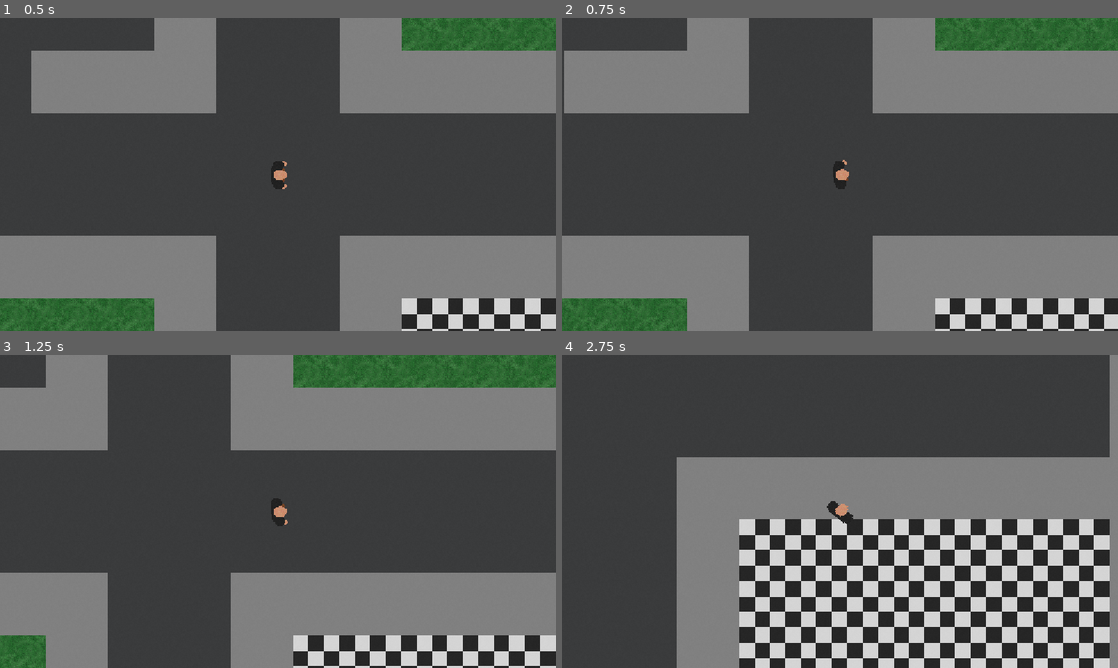
Above: before the commit, frames 1-4 (two rows, left to right).
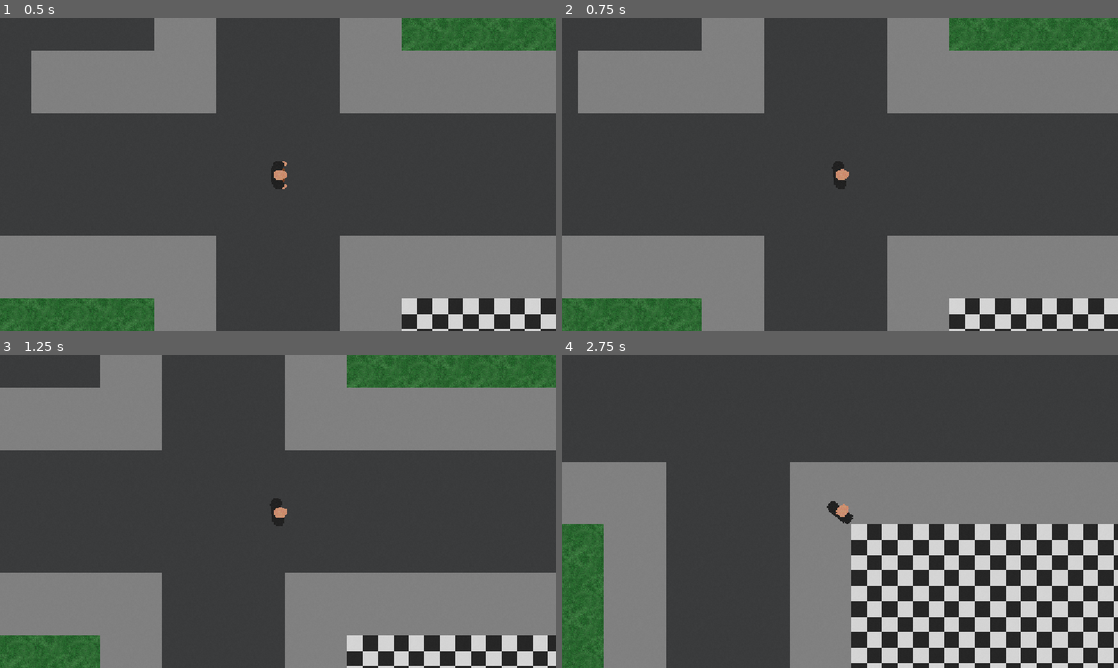
Above: after the commit, the same moments.

Repository: makryl-dev/Eleutheria
Game: Godot game, scene res://src/World/World.tscn
The game is run twice, just before and just after one commit, with the same random seed, the same clock (stepped at 60 frames per second) and the same inputs.
Inputs (mouse positions are in pixels of both pictures, inside the frame that each line leads up to):
- Up to frame 1 (0.5 s): no input
- Up to frame 2 (0.75 s): tap Enter at 0.5 s; move the mouse to (962, 158) at 0.52 s; hold D (move_right) from 0.53 s (still down); hold Right mouse button (secondary_action) from 0.53 s (still down)
- Up to frame 3 (1.25 s): keep holding D (move_right); keep holding Right mouse button (secondary_action); tap Shift (sprint) at 0.8 s
- Up to frame 4 (2.75 s): move the mouse to (728, 527) at 1.27 s; release D (move_right) at 1.28 s; release Right mouse button (secondary_action) at 1.28 s; hold S (move_down) 1.28-2.03 s; tap Shift (sprint) at 1.35, 2.3 s; right-click (728, 527) at 1.55 s; move the mouse to (895, 442) at 2.02 s; hold D (move_right) from 2.03 s (still down); hold Right mouse button (secondary_action) from 2.03 s (still down)

Frame 1 is identical in both runs. In frame 2, 8.2% of the frame differs, in the area x 0-100%, y 0-100%; in frame 3, 18%; in frame 4, 45%.

Commit message:
feat: slow player and play rotating animation when moving and rotating

Diff:
--- a/src/Player/Player.tscn
+++ b/src/Player/Player.tscn
@@ -10,27 +10,63 @@
 
 [sub_resource type="AtlasTexture" id="AtlasTexture_4pjjn"]
 atlas = ExtResource("1_vy1tf")
-region = Rect2(64, 0, 64, 64)
+region = Rect2(448, 0, 64, 64)
 
 [sub_resource type="AtlasTexture" id="AtlasTexture_dd31a"]
 atlas = ExtResource("1_vy1tf")
-region = Rect2(128, 0, 64, 64)
+region = Rect2(512, 0, 64, 64)
 
 [sub_resource type="AtlasTexture" id="AtlasTexture_gilji"]
 atlas = ExtResource("1_vy1tf")
-region = Rect2(192, 0, 64, 64)
+region = Rect2(576, 0, 64, 64)
 
 [sub_resource type="AtlasTexture" id="AtlasTexture_31ddy"]
 atlas = ExtResource("1_vy1tf")
-region = Rect2(256, 0, 64, 64)
+region = Rect2(640, 0, 64, 64)
 
 [sub_resource type="AtlasTexture" id="AtlasTexture_4rl4y"]
 atlas = ExtResource("1_vy1tf")
-region = Rect2(320, 0, 64, 64)
+region = Rect2(704, 0, 64, 64)
 
 [sub_resource type="AtlasTexture" id="AtlasTexture_ub20b"]
 atlas = ExtResource("1_vy1tf")
+region = Rect2(768, 0, 64, 64)
+
+[sub_resource type="AtlasTexture" id="AtlasTexture_fnhyv"]
+atlas = ExtResource("1_vy1tf")
+region = Rect2(832, 0, 64, 64)
+
+[sub_resource type="AtlasTexture" id="AtlasTexture_nrcd8"]
+atlas = ExtResource("1_vy1tf")
+region = Rect2(896, 0, 64, 64)
+
+[sub_resource type="AtlasTexture" id="AtlasTexture_477y8"]
+atlas = ExtResource("1_vy1tf")
+region = Rect2(960, 0, 64, 64)
+
+[sub_resource type="AtlasTexture" id="AtlasTexture_vy57f"]
+atlas = ExtResource("1_vy1tf")
+region = Rect2(64, 0, 64, 64)
+
+[sub_resource type="AtlasTexture" id="AtlasTexture_r54fd"]
+atlas = ExtResource("1_vy1tf")
+region = Rect2(128, 0, 64, 64)
+
+[sub_resource type="AtlasTexture" id="AtlasTexture_dlqko"]
+atlas = ExtResource("1_vy1tf")
 region = Rect2(192, 0, 64, 64)
+
+[sub_resource type="AtlasTexture" id="AtlasTexture_vi1r3"]
+atlas = ExtResource("1_vy1tf")
+region = Rect2(256, 0, 64, 64)
+
+[sub_resource type="AtlasTexture" id="AtlasTexture_cdx0i"]
+atlas = ExtResource("1_vy1tf")
+region = Rect2(320, 0, 64, 64)
+
+[sub_resource type="AtlasTexture" id="AtlasTexture_6rxnr"]
+atlas = ExtResource("1_vy1tf")
+region = Rect2(384, 0, 64, 64)
 
 [sub_resource type="SpriteFrames" id="SpriteFrames_ey032"]
 animations = [{
@@ -60,6 +96,38 @@
 }, {
 "duration": 1.0,
 "texture": SubResource("AtlasTexture_ub20b")
+}, {
+"duration": 1.0,
+"texture": SubResource("AtlasTexture_fnhyv")
+}, {
+"duration": 1.0,
+"texture": SubResource("AtlasTexture_nrcd8")
+}, {
+"duration": 1.0,
+"texture": SubResource("AtlasTexture_477y8")
+}],
+"loop": 1,
+"name": &"Rotating",
+"speed": 5.0
+}, {
+"frames": [{
+"duration": 1.0,
+"texture": SubResource("AtlasTexture_vy57f")
+}, {
+"duration": 1.0,
+"texture": SubResource("AtlasTexture_r54fd")
+}, {
+"duration": 1.0,
+"texture": SubResource("AtlasTexture_dlqko")
+}, {
+"duration": 1.0,
+"texture": SubResource("AtlasTexture_vi1r3")
+}, {
+"duration": 1.0,
+"texture": SubResource("AtlasTexture_cdx0i")
+}, {
+"duration": 1.0,
+"texture": SubResource("AtlasTexture_6rxnr")
 }],
 "loop": 1,
 "name": &"Walking",
@@ -74,8 +142,9 @@
 
 [node name="Sprite" type="AnimatedSprite2D" parent="." unique_id=1702494365]
 sprite_frames = SubResource("SpriteFrames_ey032")
-animation = &"Idle"
+animation = &"Rotating"
 autoplay = "Idle"
+frame_progress = 0.8887564
 
 [node name="Hitbox" type="CollisionShape2D" parent="." unique_id=2115082384]
 visible = false
--- a/src/Player/PlayerMovement.gd
+++ b/src/Player/PlayerMovement.gd
@@ -18,7 +18,8 @@
 		return
 
 	var is_sprinting = Input.is_action_pressed("sprint")
-	var current_speed = speed * (sprint_multiplier if is_sprinting else 1.0)
+	var is_rotating = Input.is_action_pressed("secondary_action")
+	var current_speed = speed * (sprint_multiplier if is_sprinting else 1.0) * (0.5 if is_rotating else 1.0)
 	var direction = Input.get_vector("move_left", "move_right", "move_up", "move_down")
 
 	parent.velocity = direction * current_speed
@@ -28,7 +29,10 @@
 		parent.rotation = direction.angle()
 		if sprite:
 			sprite.speed_scale = (sprint_multiplier if is_sprinting else 1.0)
-			sprite.play("Walking")
+			if is_rotating:
+				sprite.play("Rotating")
+			else:
+				sprite.play("Walking")
 	else:
 		if sprite:
 			sprite.speed_scale = 1.0
Binary file changed: assets/PlayerAnimation.png
Not shown, changed: assets/PlayerAnimation.png.import
Not shown: 1 places in src/Player/Player.tscn that only renumber resources
